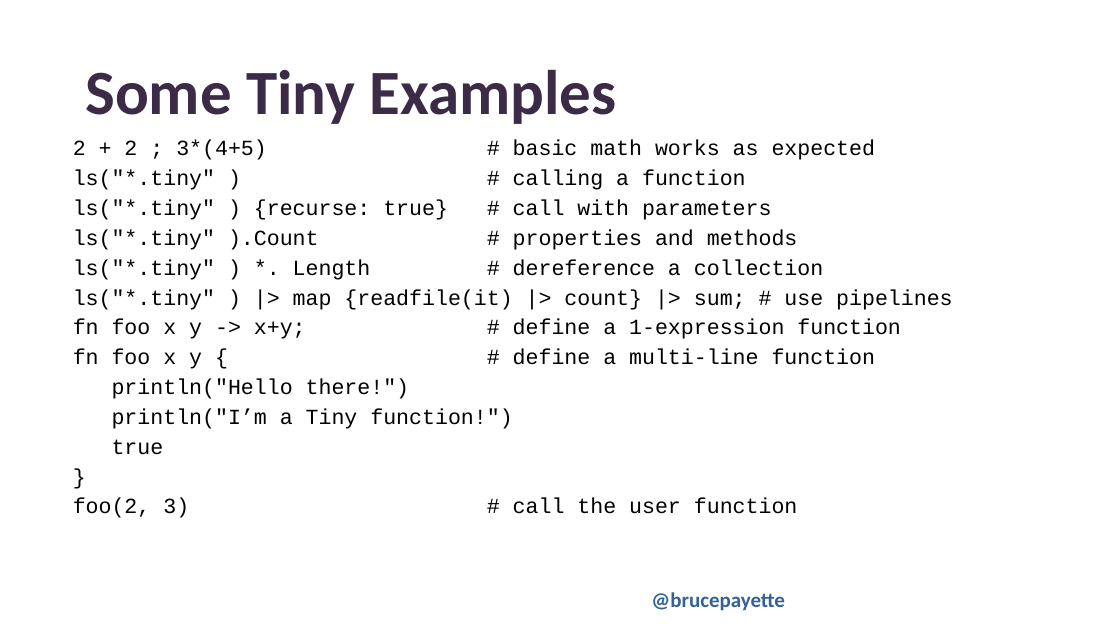
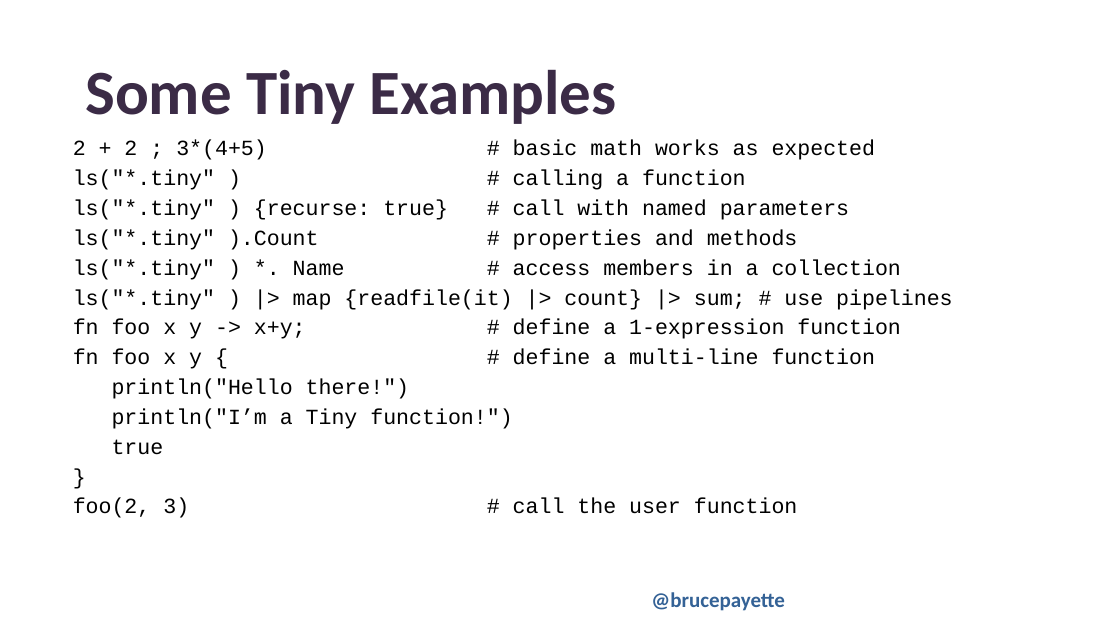
Before and after one commit to BrucePay/TinyLang, a slide deck: slide 6 of PSCONFEU23_payette_tiny.pptx. Drawn at 1120x630 pixels with LibreOffice and Linux fonts; fonts in the diff are those of the drawing; background and template pictures are left out. Boxes give left, top, right and bottom in pixels: in the first picture for what was removed or moved away, otherwise in the second. Text is boxed around its words. In the diff, an @@ line names an element or a change of style, - is before the commit and + after.

```diff
--- a/PSCONFEU23_payette_tiny.pptx
+++ b/PSCONFEU23_payette_tiny.pptx
@@ text at (73, 200, 849, 220): text changed @@
-ls("*.tiny" ) {recurse: true} # call with parameters
+ls("*.tiny" ) {recurse: true} # call with named parameters
@@ text at (73, 259, 901, 280): text changed @@
-ls("*.tiny" ) *. Length # dereference a collection
+ls("*.tiny" ) *. Name # access members in a collection
```
Also in this commit, not shown: 2 other slides changed, 3 other files.
